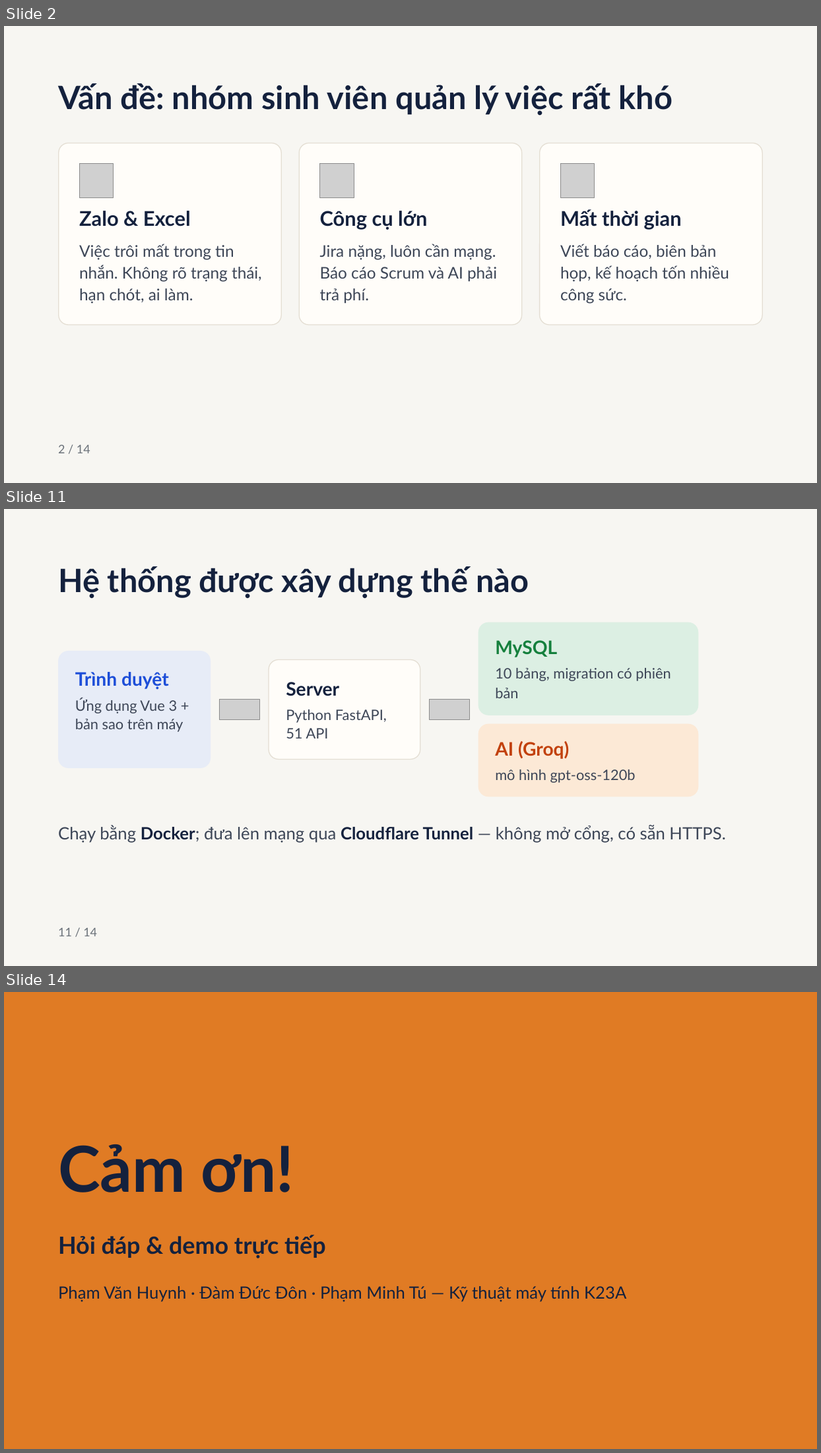
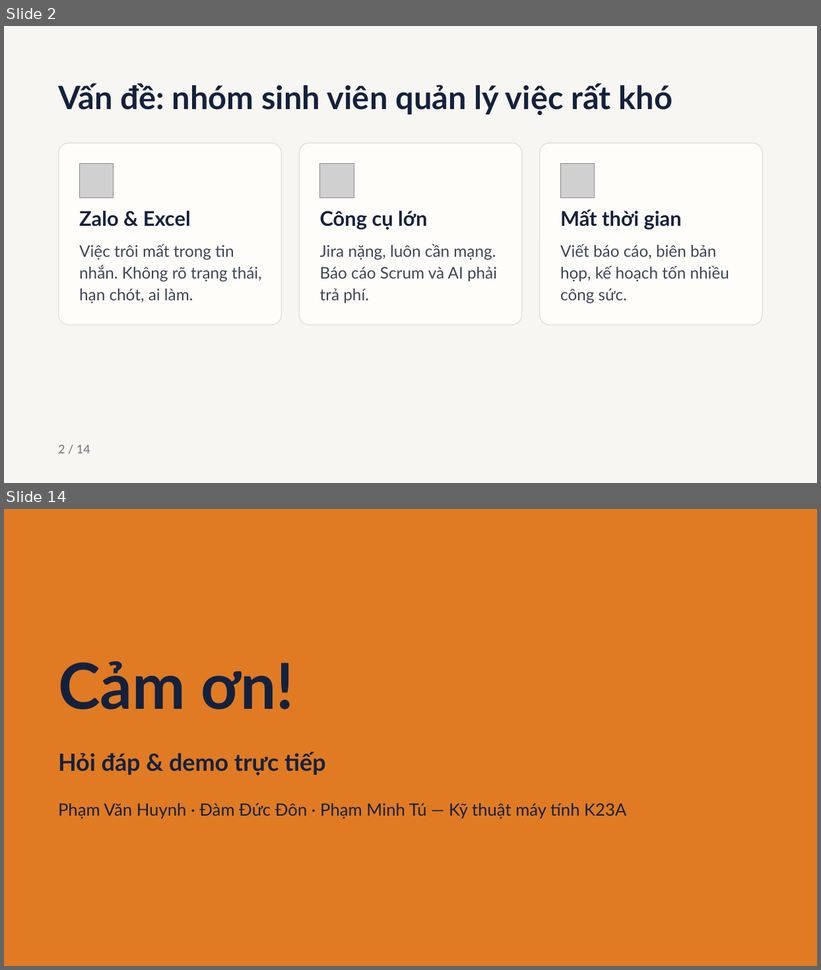
Before and after one commit to tupm2006/koshi, a slide deck: report/Slides-VI.pptx. Shown one above the other, each under a label of ours: slides 2, 11 and 14 before the commit, slides 2 and 14 after it; the slides between them are not shown. The pictures are 821x1453 and 821x970 pixels, drawn with LibreOffice and Linux fonts; fonts in the diff are those of the drawing; grey boxes stand for pictures. Boxes give left, top, right and bottom in pixels: in the first picture for what was removed or moved away, otherwise in the second. Text is boxed around its words. In the diff, an @@ line names an element or a change of style, - is before the commit and + after.

```diff
--- a/report/Slides-VI.pptx
+++ b/report/Slides-VI.pptx
@@ slide 11 removed at (x1=4, y1=509, x2=817, y2=966), background #F7F6F2 @@
@@ title removed at (x1=58, y1=566, x2=529, y2=598) @@
-Hệ thống được xây dựng thế nào
@@ rounded rectangle removed at (x1=479, y1=623, x2=699, y2=716) @@
@@ text removed at (x1=495, y1=640, x2=557, y2=657) @@
-MySQL
@@ rounded rectangle removed at (x1=58, y1=651, x2=211, y2=769) @@
@@ rounded rectangle removed at (x1=269, y1=659, x2=420, y2=759) @@
@@ text removed at (x1=75, y1=672, x2=169, y2=690) @@
-Trình duyệt
@@ text removed at (x1=286, y1=682, x2=339, y2=696) @@
-Server
@@ text removed at (x1=495, y1=668, x2=671, y2=698) @@
-10 bảng, migration có phiên bản
@@ text removed at (x1=75, y1=698, x2=184, y2=732) @@
-Ứng dụng Vue 3 + bản sao trên máy
@@ picture removed at (x1=219, y1=699, x2=260, y2=720) @@
@@ picture removed at (x1=429, y1=699, x2=470, y2=720) @@
@@ text removed at (x1=286, y1=710, x2=387, y2=739) @@
-Python FastAPI, 51 API
@@ rounded rectangle removed at (x1=479, y1=723, x2=699, y2=797) @@
@@ text removed at (x1=495, y1=741, x2=569, y2=759) @@
-AI (Groq)
@@ text removed at (x1=495, y1=770, x2=636, y2=783) @@
-mô hình gpt-oss-120b
@@ text removed at (x1=58, y1=825, x2=725, y2=843) @@
-Chạy bằng Docker; đưa lên mạng qua Cloudflare Tunnel — không mở cổng, có sẵn HTTPS.
@@ text removed at (x1=58, y1=928, x2=97, y2=937) @@
-11 / 14
```
Also in this commit, not shown: 4 slides changed, 7 slides added, 6 other slides removed, 1 other file.
